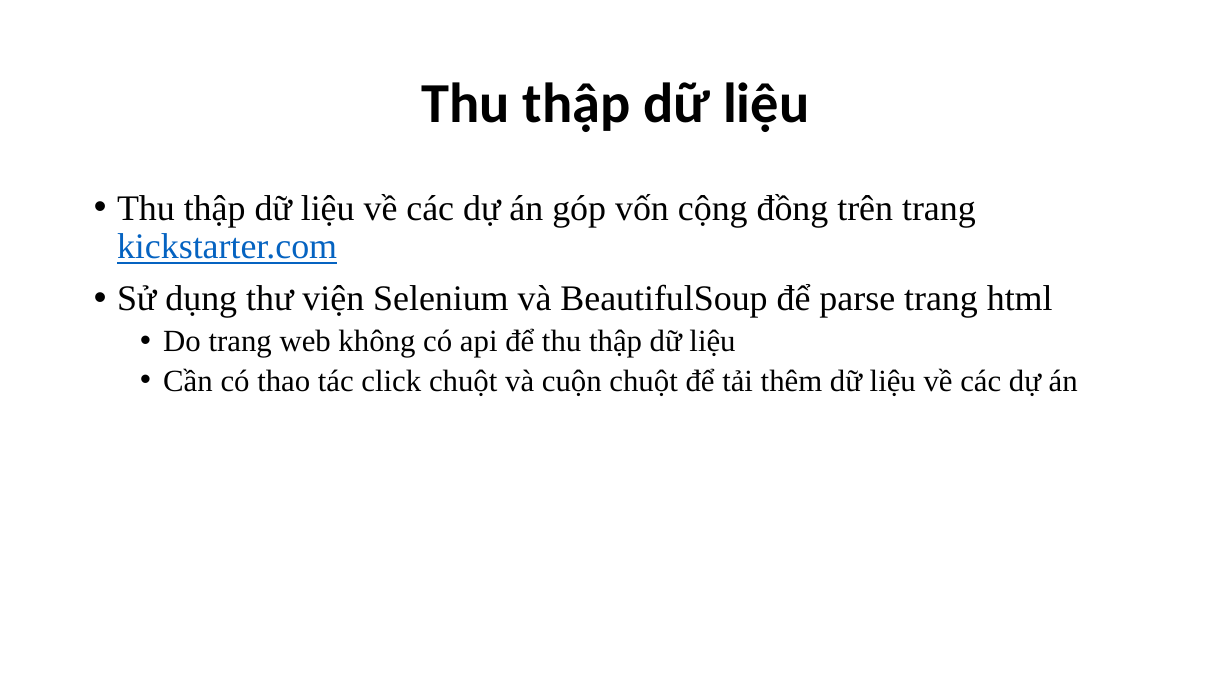
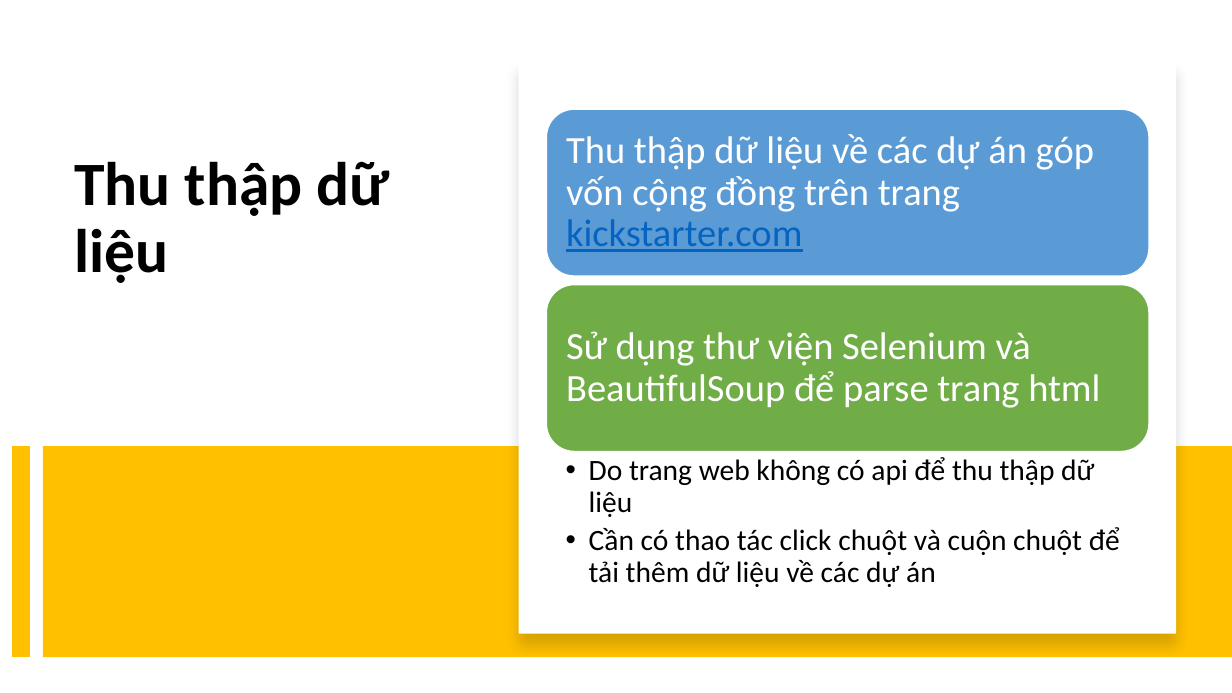
Before and after one commit to XQuyTran/DataScience_Project_HCMUS, a slide deck: slide 4 of presentation/Slide.pptx (slide 5 before the commit). Drawn at 1232x693 pixels with LibreOffice and Linux fonts; fonts in the diff are those of the drawing. Boxes give left, top, right and bottom in pixels: in the first picture for what was removed or moved away, otherwise in the second. Text is boxed around its words. In the diff, an @@ line names an element or a change of style, - is before the commit and + after.

```diff
--- a/presentation/Slide.pptx
+++ b/presentation/Slide.pptx
@@ rectangle added at [518, 59, 1176, 633], fill #FFFFFF @@
@@ title "Thu thập dữ liệu": place and size @@
-title "Thu thập dữ liệu" at [422, 82, 809, 132]
+title "Thu thập dữ liệu" at [74, 161, 389, 283]
@@ title "Thu thập dữ liệu" at [74, 161, 389, 283]: size 44 to 48 pt; alignment centre to left; vertical alignment middle to top @@
@@ text removed at [117, 194, 1078, 396] @@
-• Thu thập dữ liệu về các dự án góp vốn cộng đồng trên trang kickstarter.com
-• Sử dụng thư viện Selenium và BeautifulSoup để parse trang html
-  • Do trang web không có api để thu thập dữ liệu
-  • Cần có thao tác click chuột và cuộn chuột để tải thêm dữ liệu về các dự án
@@ line added from (21, 446) to (21, 657), #FFC000 14 pt @@
@@ rectangle added at [43, 446, 1232, 657], fill #FFC000 @@
@@ group added at [546, 109, 1149, 587]: 3 texts, 2 rounded rectangles @@
+Thu thập dữ liệu về các dự án góp vốn cộng đồng trên trang kickstarter.com
+Sử dụng thư viện Selenium và BeautifulSoup để parse trang html
+  • Do trang web không có api để thu thập dữ liệu
+  • Cần có thao tác click chuột và cuộn chuột để tải thêm dữ liệu về các dự án
```
Also in this commit, not shown: 8 other slides changed, 9 slides added, 5 slides removed, 1 other file.
